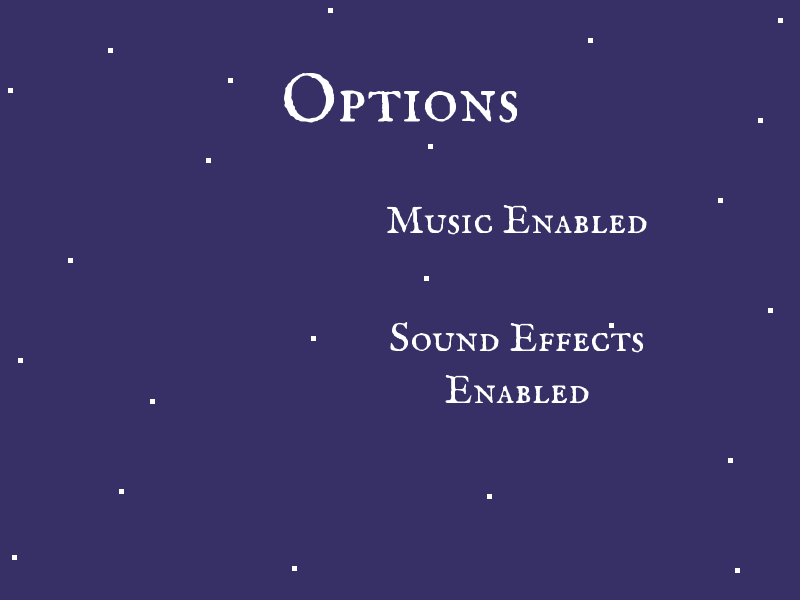
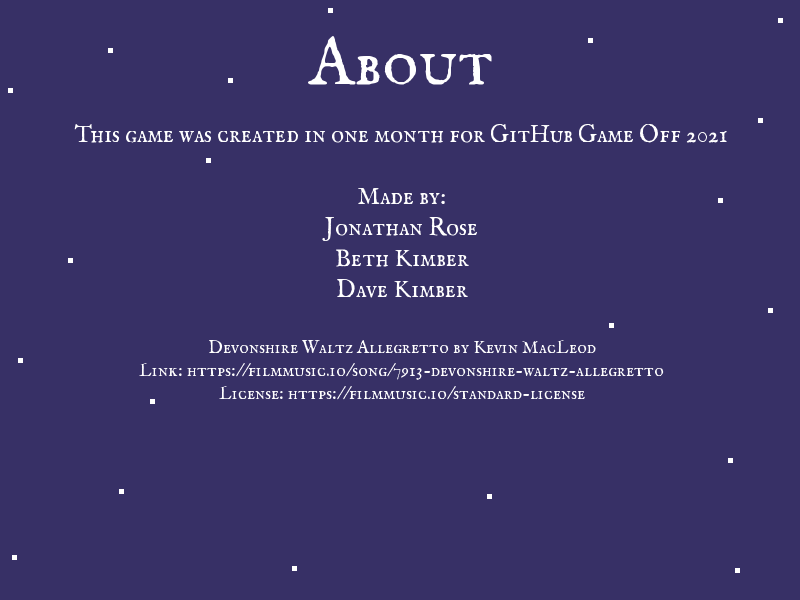
Layer changes from the first 800 × 600 image to the second:
showed "About", moved it above "This game was created in one m...", painted on it over 308, 36, 492, 122
showed "This game was created in one m...", moved it above "about mask", painted on it over 74, 124, 727, 400
added layer "about mask" above "poembg" over 255, 126, 527, 404
hid "Options" over 284, 73, 517, 123
hid "Music Enabled ..." over 387, 205, 647, 404
